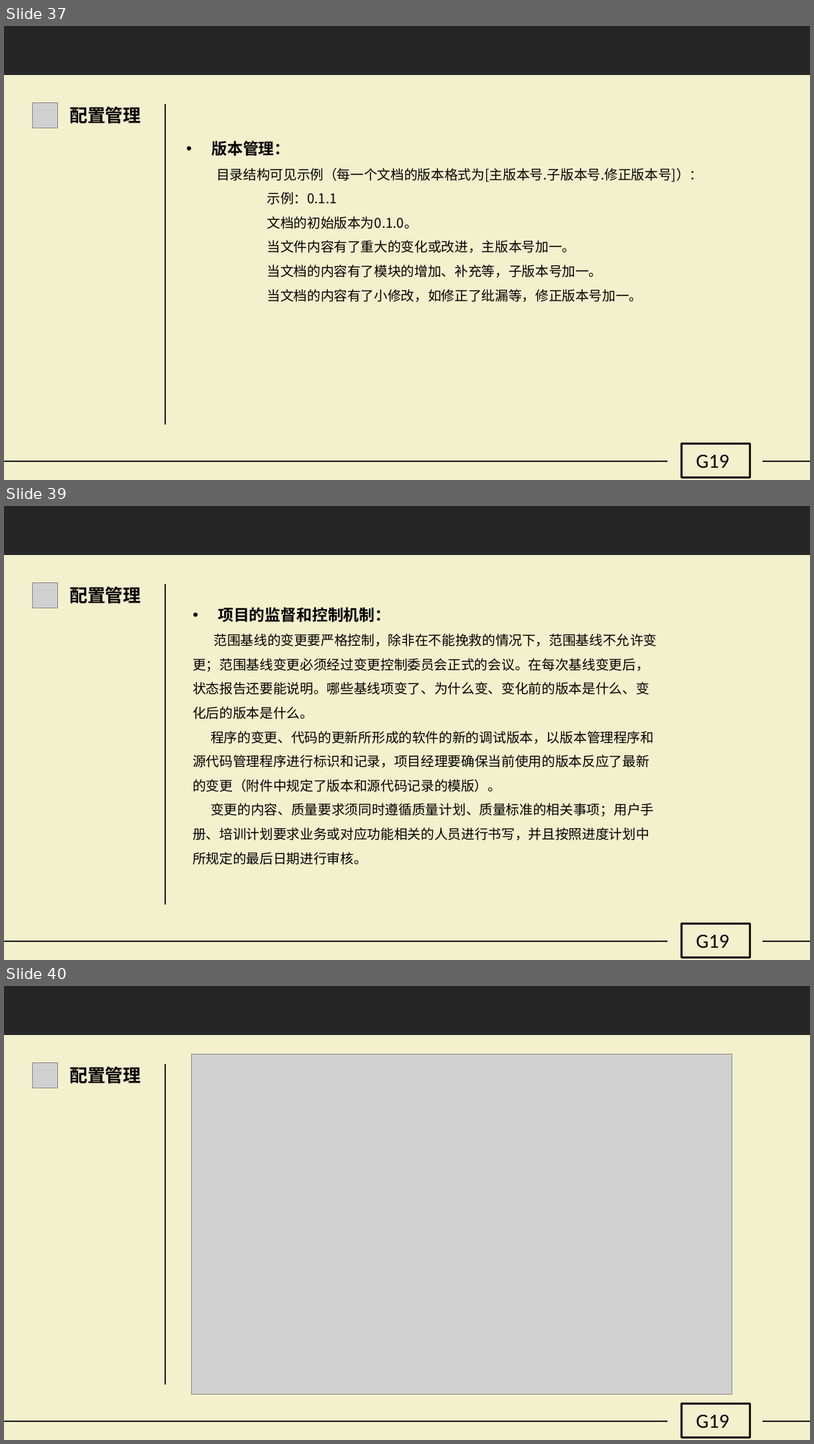
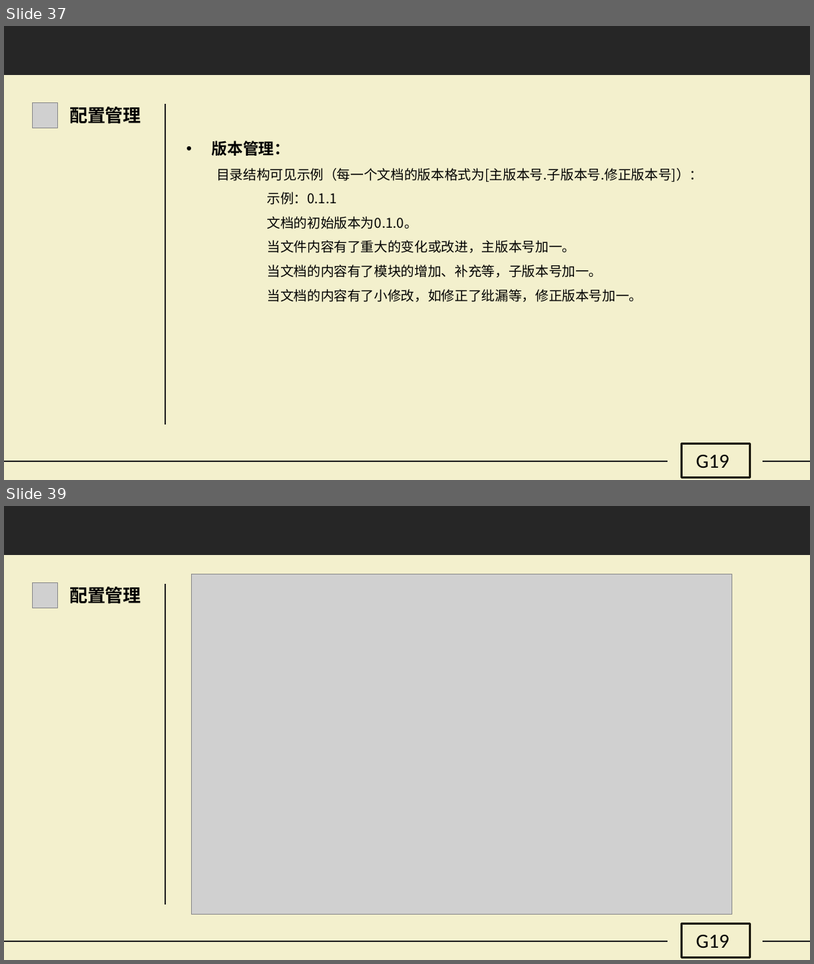
Before and after one commit to G19-Fish/PRD2018-G19, a slide deck: PRD2018-G19-需求项目计划PPT.pptx. Shown one above the other, each under a label of ours: slides 37, 39 and 40 before the commit, slides 37 and 39 after it; the slides between them are not shown. The pictures are 814x1444 and 814x964 pixels, drawn with LibreOffice and Linux fonts; fonts in the diff are those of the drawing; grey boxes stand for pictures. Boxes give left, top, right and bottom in pixels: in the first picture for what was removed or moved away, otherwise in the second. Text is boxed around its words. In the diff, an @@ line names an element or a change of style, - is before the commit and + after.

```diff
--- a/PRD2018-G19-需求项目计划PPT.pptx
+++ b/PRD2018-G19-需求项目计划PPT.pptx
@@ slide 39 removed at [4,506,810,960], background #F3F0CD @@
@@ rectangle removed at [4,506,810,555] @@
@@ picture removed at [32,582,57,608] @@
@@ text removed at [70,584,141,607] @@
-配置管理
@@ line removed from (165, 584) to (165, 904) @@
@@ text removed at [193,607,657,865] @@
-• 项目的监督和控制机制：
-范围基线的变更要严格控制，除非在不能挽救的情况下，范围基线不允许变更；范围基线变更必须经过变更控制委员会正式的会议。在每次基线变更后，状态报告还要能说明。哪些基线项变了、为什么变、变化前的版本是什么、变化后的版本是什么。
-程序的变更、代码的更新所形成的软件的新的调试版本，以版本管理程序和源代码管理程序进行标识和记录，项目经理要确保当前使用的版本反应了最新的变更（附件中规定了版本和源代码记录的模版）。
-变更的内容、质量要求须同时遵循质量计划、质量标准的相关事项；用户手册、培训计划要求业务或对应功能相关的人员进行书写，并且按照进度计划中所规定的最后日期进行审核。
@@ rectangle removed at [682,923,751,957] @@
@@ text removed at [697,934,730,948] @@
-G19
@@ line removed from (4, 941) to (668, 941) @@
@@ line removed from (763, 941) to (810, 941) @@
@@ what was slide 40 is now slide 39 @@
```
Also in this commit, not shown: 2 slides changed, 1 slide added.
